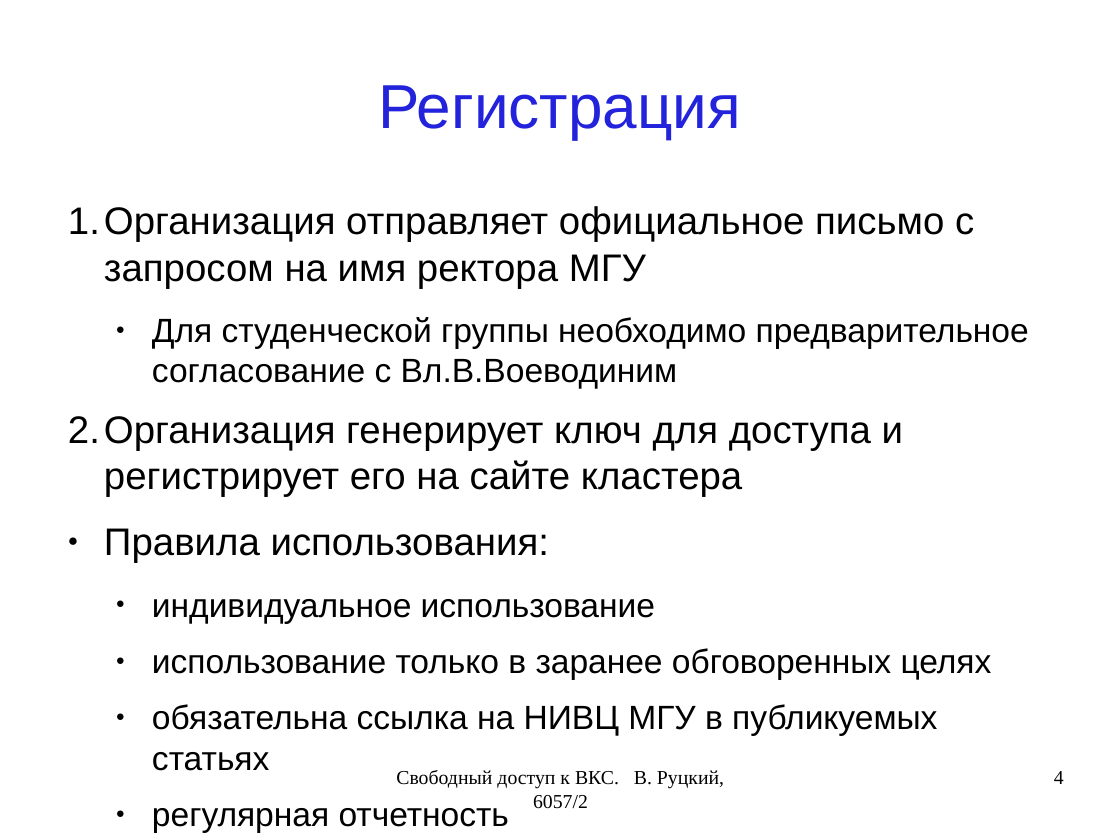
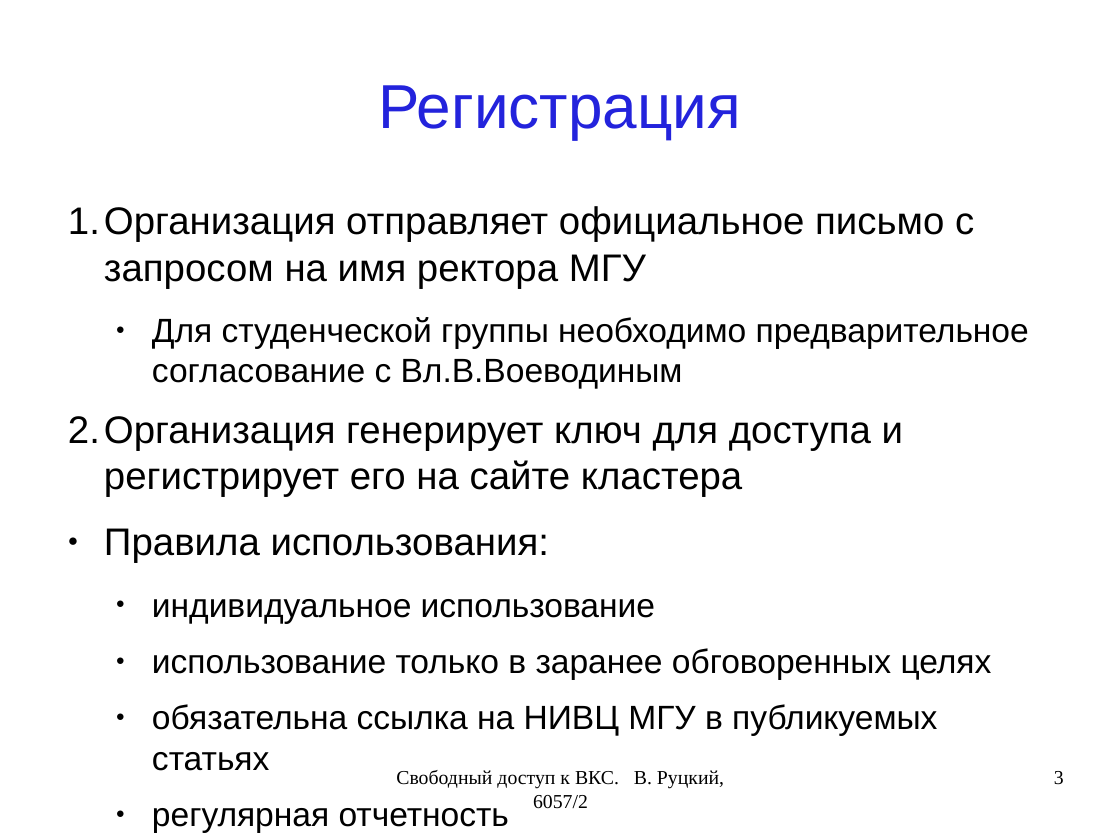
Before and after one commit to rutsky/semester11, a slide deck: slide 3 of ParallelProgramming/HowToUsePresentation/60572_Rutsky_HowToUse.odp (slide 4 before the commit). Drawn at 1120x840 pixels with LibreOffice and Linux fonts; fonts in the diff are those of the drawing. Boxes give left, top, right and bottom in pixels: in the first picture for what was removed or moved away, otherwise in the second. Text is boxed around its words. In the diff, an @@ line names an element or a change of style, - is before the commit and + after.

```diff
--- a/ParallelProgramming/HowToUsePresentation/60572_Rutsky_HowToUse.odp
+++ b/ParallelProgramming/HowToUsePresentation/60572_Rutsky_HowToUse.odp
@@ text at box(152, 317, 1029, 388): text changed @@
-  ● Для студенческой группы необходимо предварительное согласование с Вл.В.Воеводиним
+  ● Для студенческой группы необходимо предварительное согласование с Вл.В.Воеводиным
@@ page number at box(1054, 771, 1064, 785): text changed @@
-4
+3
```
Also in this commit, not shown: 4 other slides changed, 1 slide added, 1 slide removed, 3 other files.
